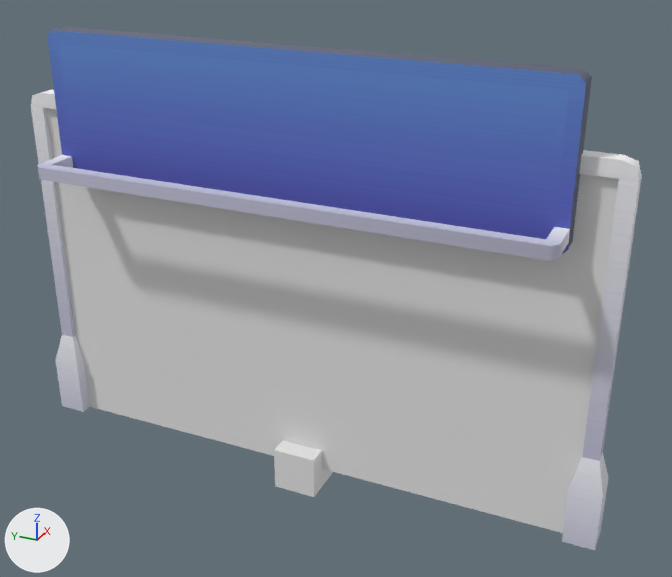
Before and after pictures for a commit that changed the glTF model assets/asset_packs/kenney/cityroads/func/func-checkpoint.glb.
Camera for both pictures: a 50 mm lens placed at (-1.202, -0.602, 0.942), pointed at (-0.003, -0.063, 0.343). Every picture has the same lights, and +X, +Y and +Z are marked at lower left. The older version comes first. Vertices at exactly the same position are counted once.

The first picture shows 'checkpoint', 'checkpointHitbox', 'spawnpoint'.
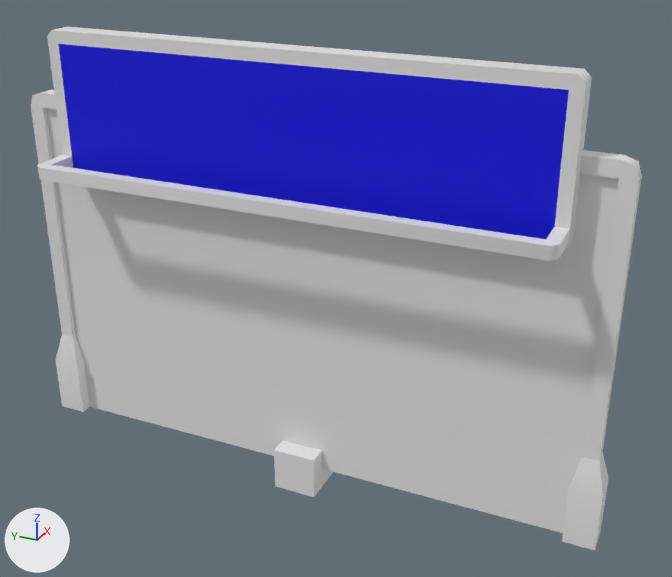
Scene script edits in JSON lines:
```json
{"op": "add", "block": "mat_material_001", "code": ["mat_material_001 = principled_material('Material.001')", "mat_material_001.base_color = (0.0, 0.000402, 0.8)  # blue #0001e7"]}
{"op": "add", "block": "mat_material", "code": ["mat_material = principled_material('Material')", "mat_material.base_color = (0.8, 0.8, 0.8)  # white #e7e7e7"]}
{"block": "me_sign_highway_wide", "where": "me_sign_highway_wide.from_pydata(...)  # 92 vertices, 144 faces; spans x -0.107..0.025, y -0.5..0.5, z 0.0..0.707"}
{"block": "me_sign_highway_wide", "where": "# used by ob_checkpoint; location = (0.0, 0.0, 0.0)"}
{"block": "me_sign_highway_wide", "change": "me_sign_highway_wide part 1: 142 of the faces centred in x -0.107..0.025, y -0.5..0.5, z 0.0..0.707 switch from mat_colormap_002 (picture img_colormap) to mat_material (white #e7e7e7)"}
{"block": "me_sign_highway_wide", "change": "me_sign_highway_wide part 2: all 2 faces centred in x -0.038, y -0.131..0.131, z 0.554..0.621 switch from mat_colormap_002 (picture img_colormap) to mat_material_001 (blue #0001e7)"}
{"block": "me_sign_highway_wide", "change": "me_sign_highway_wide part 3: texture (UV) coordinates of 144 of 144 faces, centred in x -0.107..0.025, y -0.5..0.5, z 0.0..0.707, changed; they spanned u 0.08..0.97, v 0.02..0.73 and now span u 0.0..0.96, v 0.0..1.0"}
```

What differs and where, as boxes (x1, y1, x2, y2) in the pictures (672 x 577 px):
```json
{"object": "checkpoint", "change": "recoloured, surface changed", "before": [31, 27, 642, 550], "after": [31, 27, 642, 550]}
{"part": 1, "of": "me_sign_highway_wide", "change": "recoloured", "before": [31, 27, 642, 550], "after": [31, 27, 642, 550]}
{"part": 2, "of": "me_sign_highway_wide", "change": "recoloured", "before": [58, 44, 569, 239], "after": [58, 44, 569, 239], "on screen": "darker"}
{"part": 3, "of": "me_sign_highway_wide", "change": "surface changed", "before": [31, 27, 642, 550], "after": [31, 27, 642, 550]}
```
